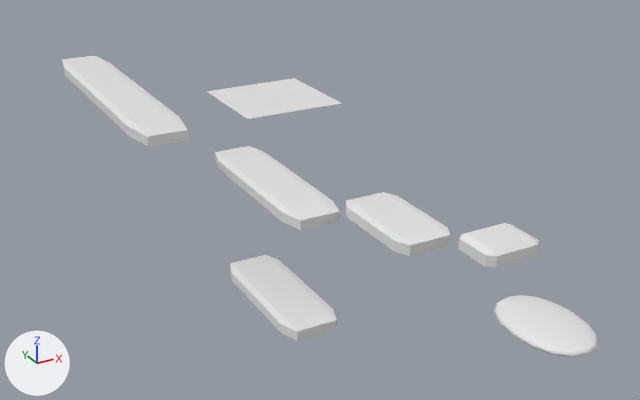
The FBX model Assets/oggetti_caverna/plat_6.fbx as it was, and as the next commit left it.
The view is the same before and after, from a 50 mm lens placed at (-11.4, -12.9, 8.4), pointed at (-0.2, 7.4, -1.8). The lights are fixed; the arrows at lower left show +X, +Y and +Z. Materials are left out; every surface is plain grey. Where no turn or scale is listed for an object, it has been applied to the vertices.
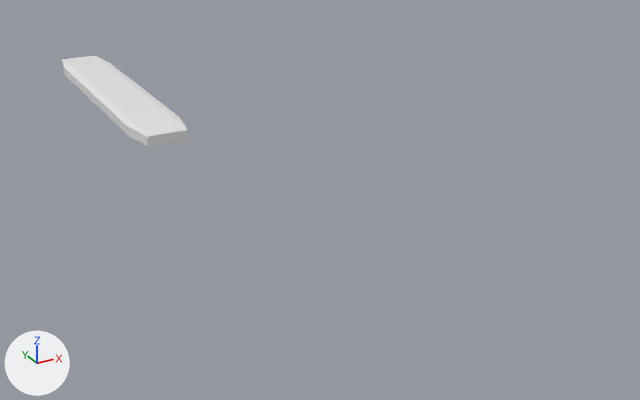
The newer file is also turned or shifted as a whole; pictures and numbers use the older file's frame.

Location of each change, (x1, y1, x2, y2) in pixels of the pictures (640 x 400 px):
'Cube.003', deleted: before (215, 146, 340, 230)
'Cube.004', deleted: before (230, 255, 337, 341)
'Cube.002', deleted: before (494, 295, 598, 357)
'Cube.001', deleted: before (346, 192, 451, 256)
'Plane', deleted: before (206, 78, 341, 119)
'Cube', deleted: before (458, 223, 539, 268)

Patch to the scene script:
```diff
--- a/Assets/oggetti_caverna/plat_6.fbx.py
+++ b/Assets/oggetti_caverna/plat_6.fbx.py
@@ ob_cube @@
-ob_cube = bpy.data.objects.new('Cube', me_cube_002)
-ob_cube.location = (0.0, 0.0, 0.0)
@@ ob_cube_003 @@
-ob_cube_003 = bpy.data.objects.new('Cube.003', me_cube_003)
-ob_cube_003.location = (-2.06, 6.67, -0.63)
@@ ob_cube_001 @@
-ob_cube_001 = bpy.data.objects.new('Cube.001', me_cube_001)
-ob_cube_001.location = (-0.92, 2.52, -0.3)
@@ ob_plane @@
-ob_plane = bpy.data.objects.new('Plane', me_plane)
-ob_plane.location = (3.03, 17.13, -1.82)
@@ ob_cube_004 @@
-ob_cube_004 = bpy.data.objects.new('Cube.004', me_cube_004)
-ob_cube_004.location = (-2.81, 4.79, -2.82)
@@ ob_cube_002 @@
-ob_cube_002 = bpy.data.objects.new('Cube.002', me_mesh)
-ob_cube_002.location = (-0.93, -2.5, -0.32)
```
